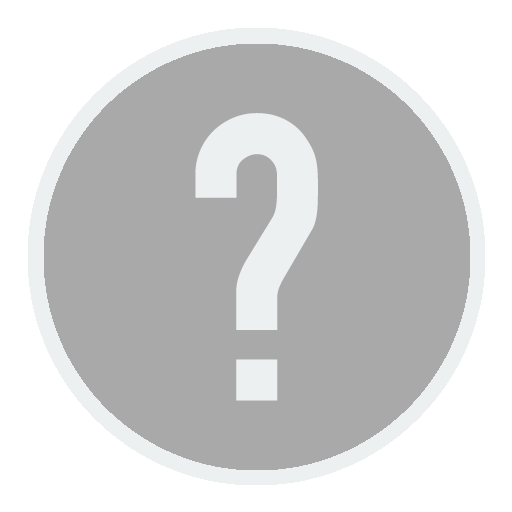
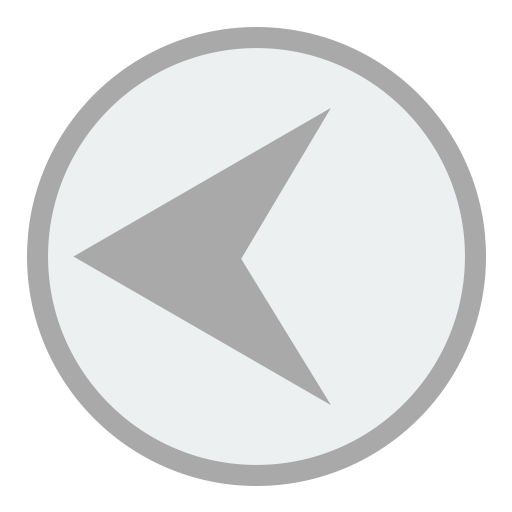
Layers edited between the first and the second 512 × 512 image:
added layer "Shape 2" above "Shape 1" over <box>27,27,486,486</box>
hid "?", painted on it over <box>195,113,318,401</box>
painted on "Ellipse 2" over <box>44,44,470,470</box>
painted on "Ellipse 1" over <box>28,28,485,485</box>
